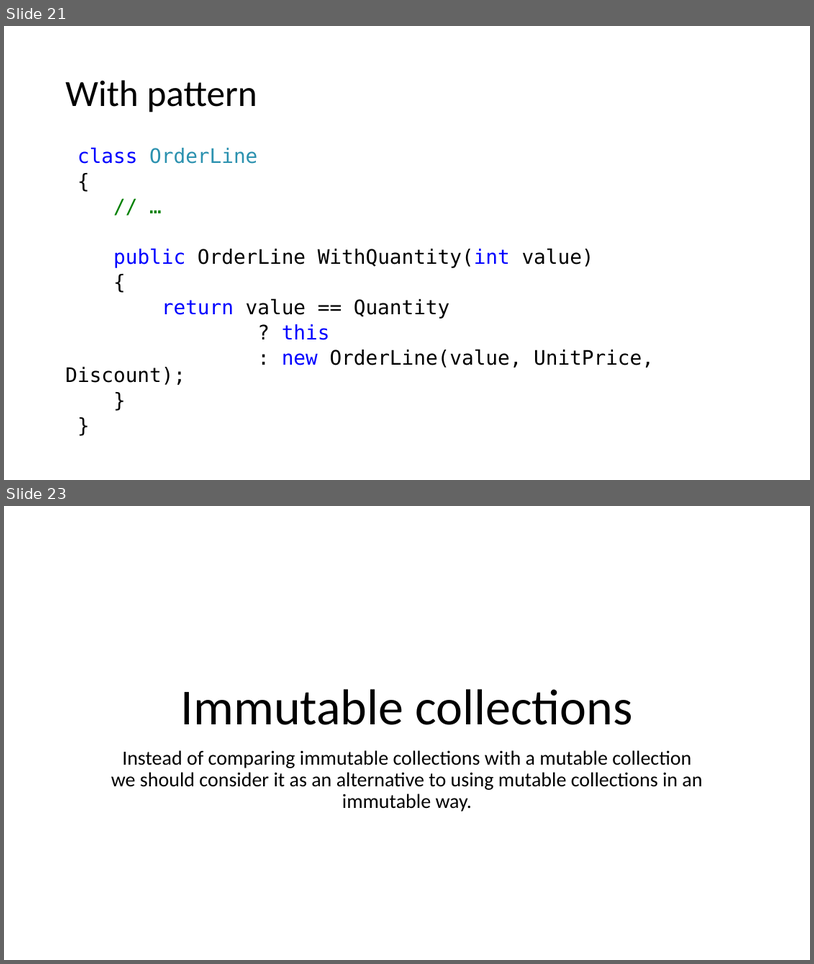
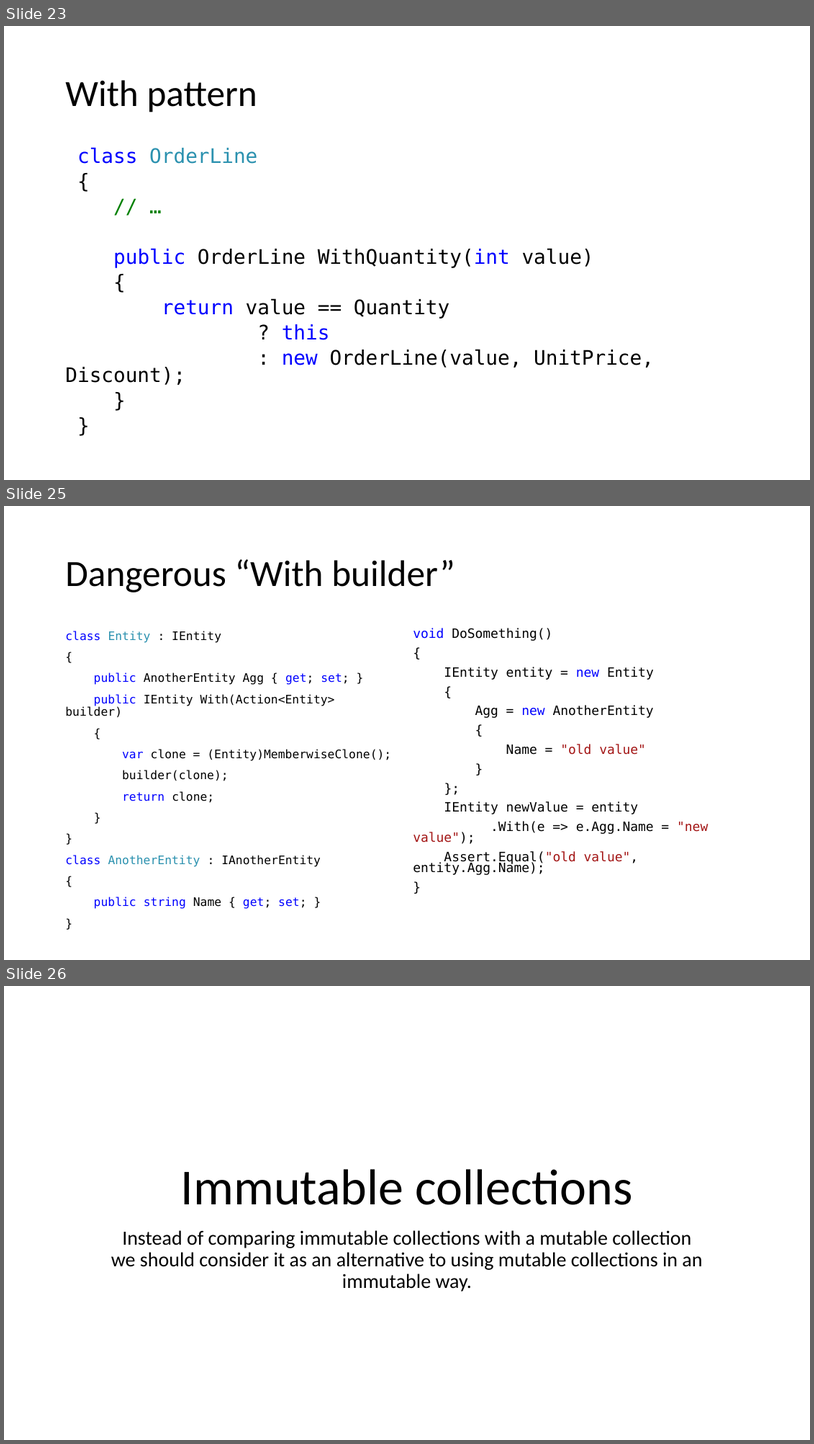
Before and after one commit to kugushev/presentations, a slide deck: Presentation.pptx. Shown one above the other, each under a label of ours: slides 21 and 23 before the commit, slides 23, 25 and 26 after it; the slides between them are not shown. The pictures are 814x964 and 814x1444 pixels, drawn with LibreOffice and Linux fonts; fonts in the diff are those of the drawing. Boxes give left, top, right and bottom in pixels: in the first picture for what was removed or moved away, otherwise in the second. Text is boxed around its words. In the diff, an @@ line names an element or a change of style, - is before the commit and + after.

```diff
--- a/Presentation.pptx
+++ b/Presentation.pptx
@@ slide 25 added at (4,506,810,960), background #FFFFFF @@
@@ title added at (65,559,455,592), 44 pt, text #000000 @@
+Dangerous “With builder”
@@ text added at (65,631,391,908), 14 pt, text #000000 @@
+class Entity : IEntity
+{
+public AnotherEntity Agg { get; set; }
+public IEntity With(Action<Entity> builder)
+{
+var clone = (Entity)MemberwiseClone();
+builder(clone);
+return clone;
+}
+}
+class AnotherEntity : IAnotherEntity
+{
+public string Name { get; set; }
+}
@@ text added at (413,628,708,875), 15.4 pt, text #000000 @@
+void DoSomething()
+{
+IEntity entity = new Entity
+{
+Agg = new AnotherEntity
+{
+Name = "old value"
+}
+};
+IEntity newValue = entity
+.With(e => e.Agg.Name = "new value");
+Assert.Equal("old value", entity.Agg.Name);
+}
@@ what was slide 21 is now slide 23 @@
@@ what was slide 23 is now slide 26 @@
```
Also in this commit, not shown: 2 slides changed, 2 other slides added, 17 other files.
